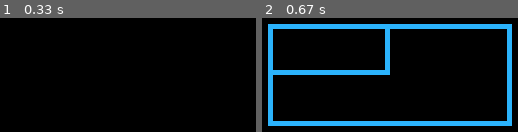
Above: before the commit, frames 1-2 (left to right).
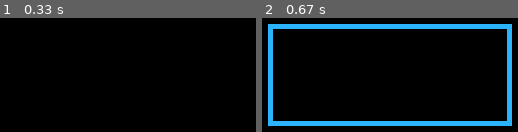
Above: after the commit, the same moments.

Repository: Akasaru074/pygame_test
Game: pygame game, started from ctrlZ.py
Same seed, same stepped clock (60 frames per second), same inputs: the game is played once before the commit and once after it.
Inputs (mouse positions are in pixels of both pictures, inside the frame that each line leads up to):
- Up to frame 1 (0.33 s): no input
- Up to frame 2 (0.67 s): press the mouse at (267, 23) at 0.37 s; move the mouse to (390, 75) at 0.47 s; release the mouse at (512, 126) at 0.6 s

Frame 1 is identical in both runs. In frame 2, 2.7% of the frame differs, in the area x 4-50%, y 9-50%.

Commit message:
fixed the bug with rectangles
Signed-off-by: Ivan Morozov <vanyam.vvo@gmail.com>

Diff:
--- a/ctrlZ.py
+++ b/ctrlZ.py
@@ -12,10 +12,10 @@
 
 def rerender():
     disp.fill("black")
-    for surf in surfs:
-        disp.blit(surf, (0, 0))
+    for s in surfs:
+        disp.blit(s, (0, 0))
         pg.display.flip()
-        print(f"rerendered {len(surfs)} figs")
+    print(f"rerendered {len(surfs)} figs")
     pg.display.flip()
 
 
@@ -28,10 +28,13 @@
             start_x, start_y = e.pos
         if e.type == pg.MOUSEBUTTONUP:
             drawing = False
+            surf.blit(disp, (0, 0))
             surfs.append(surf.copy())
             print(surfs)
             start_x = start_y = w = h = 0
         if drawing and e.type == pg.MOUSEMOTION:
+            disp.fill("black")
+            if len(surfs): disp.blit(surfs[-1], (0, 0))
             w, h = e.pos[0] - start_x, e.pos[1] - start_y
             # rect = pg.rect.Rect(start_x, start_y, e.pos[0] - start_x, e.pos[1] - start_y)
             # pg.draw.rect(surf, "#2bb3fc", rect)
@@ -43,10 +46,8 @@
             print(surfs)
             rerender()
     if drawing:
-        # surf.fill((0,0,0))
         rect = pg.rect.Rect(start_x, start_y, w, h)
-        pg.draw.rect(surf, "#2bb3fc", rect, 5)
-        disp.blit(surf, (0, 0))
+        pg.draw.rect(disp, "#2bb3fc", rect, 5)
         pg.display.flip()
 
 
